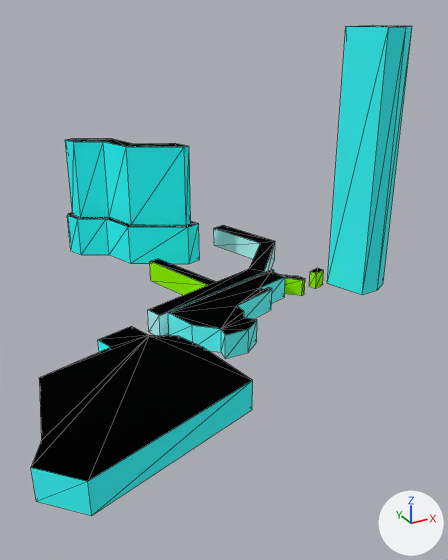
An edit to the glTF model web/public/assets/cities/toronto/tiles/-2_-6.far.glb, drawn before and after from the same camera.
Camera for both pictures: a 50 mm lens placed at (-558.0, -1739.0, 170.0), pointed at (-400.0, -1452.0, 27.0). Arrows for +X, +Y and +Z are at lower right; the lights stay in place. The older version comes first. Mesh edges are drawn as thin lines. Where no turn or scale is listed for an object, it has been applied to the vertices. Vertices at exactly the same position are counted once.

The older version as bpy lines, for what is in view:
```python
me_2__6_far = bpy.data.meshes.new('-2_-6_far')
me_2__6_far.from_pydata(...)  # 152 vertices, 223 faces; spans x -126.0..126.0, y -138.0..138.0, z -80.0..80.0
# faces by material slot: [152, 71]
me_2__6_far.materials.append(mat_facade)
me_2__6_far.materials.append(mat_roof)
ob_2__6_far = bpy.data.objects.new('-2_-6_far', me_2__6_far)
ob_2__6_far.location = (-406.4, -1425.5, 80.0)
```
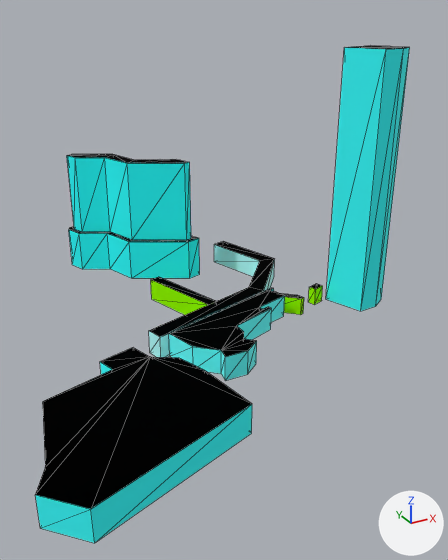
Where the change shows, as pixel boxes [x1, y1, x2, y2] in the pictures (448 x 560 px; the box of a moved part takes in the faces that stretch with it):
'-2_-6_far', reshaped, moved: before [31, 25, 412, 516]; after [35, 45, 410, 543]
part 1 of me_2__6_far, moved or reshaped: before [65, 139, 199, 264]; after [67, 154, 200, 278]
part 2 of me_2__6_far, moved or reshaped: before [327, 25, 412, 295]; after [326, 45, 410, 311]
part 3 of me_2__6_far, moved or reshaped: before [150, 259, 216, 295]; after [151, 277, 216, 315]
part 4 of me_2__6_far, moved or reshaped: before [148, 225, 275, 336]; after [149, 241, 275, 357]
part 5 of me_2__6_far, moved or reshaped: before [282, 275, 305, 296]; after [279, 293, 304, 315]
part 6 of me_2__6_far, moved or reshaped: before [309, 268, 324, 289]; after [308, 283, 323, 305]
part 7 of me_2__6_far, moved or reshaped: before [31, 270, 285, 516]; after [35, 289, 285, 543]

What changed in the scene script:
```text
Change me_2__6_far:
    used by ob_2__6_far; location = (-406.4, -1425.5, 80.0)
    remove me_2__6_far.from_pydata(...)  # 152 vertices, 223 faces; spans x -126.0..126.0, y -138.0..138.0, z -80.0..80.0
    add me_2__6_far.from_pydata(...)  # 152 vertices, 223 faces; spans x -126.0..126.0, y -138.0..138.0, z -81.0..81.0
    me_2__6_far part 1: the loose piece of 44 vertices spanning x -40.0..37.0, y 65.0..138.0, z -80.0..4.0 is moved by (0.0, 0.0, 1.0)
    me_2__6_far part 2: the loose piece of 10 vertices spanning x 93.0..126.0, y -37.0..-4.0, z -80.0..80.0 is moved by (0.0, 0.0, 1.0)
    me_2__6_far part 3: the loose piece of 8 vertices spanning x -9.0..14.0, y -4.0..52.0, z -80.0..-66.0 is moved by (0.0, 0.0, -1.0)
    me_2__6_far part 4: the loose piece of 16 vertices spanning x -38.0..86.0, y -27.0..92.0, z -80.0..-66.0 is moved by (0.0, 0.0, -1.0)
    me_2__6_far part 5: the loose piece of 10 vertices spanning x 49.0..70.0, y -19.0..1.0, z -80.0..-69.0 is moved by (0.0, 0.0, -1.0)
    me_2__6_far part 6: the loose piece of 8 vertices spanning x 80.0..89.0, y -15.0..-7.0, z -80.0..-69.0 is moved by (0.0, 0.0, 1.0)
    me_2__6_far part 7: 28 of the vertices in x -126.0..56.0, y -138.0..-1.0, z -80.0 are moved by (0.0, 0.0, -1.0)
Change ob_2__6_far:
    ob_2__6_far.location: (-406.4, -1425.5, 80.0) -> (-406.4, -1425.5, 67.5)
```
